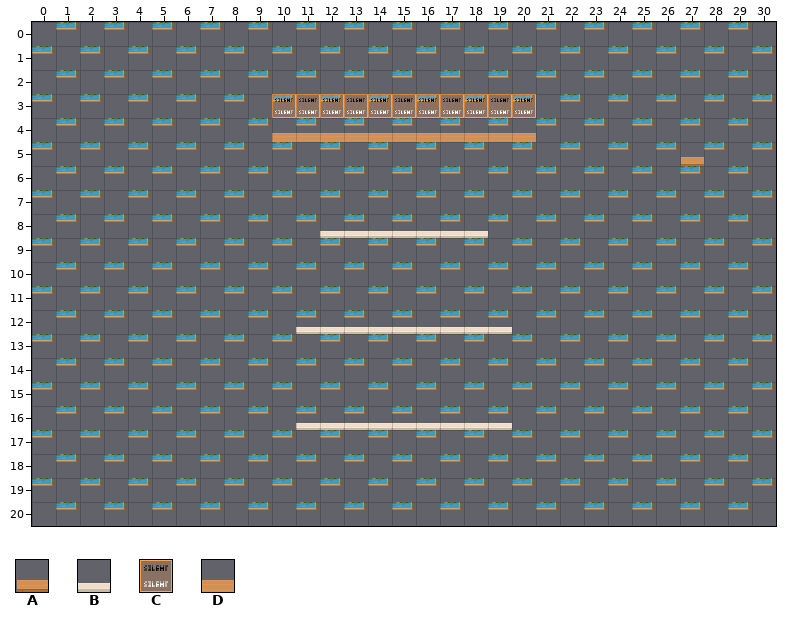
Tiled map (JSON): workadventure/maps/cinema.tmj. The first picture shows the starting point.
Cells are 32x32 px. Shown: x 0..30, y 0..20. The commit also replaced the tileset; all pictures use the new one.
Key: from "WA_Other_Furniture": A 0; from "WA_Seats": B 1; from "WA_Special_Zones": C 3; from "WA_Tables": D 0.
_ is an empty cell.
Layers that did not change in this view are not listed.
Layer "walls/walls1" before, first column x 0:
 0 _______________________________
 1 _______________________________
 2 _______________________________
 3 __________CCCCCCCCCCC__________
 4 __________DDDDDDDDDDD__________
 5 ___________________________A___
 6 _______________________________
 7 _______________________________
 8 ____________BBBBBBB____________
 9 _______________________________
10 _______________________________
11 _______________________________
12 ___________BBBBBBBBB___________
13 _______________________________
14 _______________________________
15 _______________________________
16 ___________BBBBBBBBB___________
17 _______________________________
18 _______________________________
19 _______________________________
20 _______________________________
Now the later version:
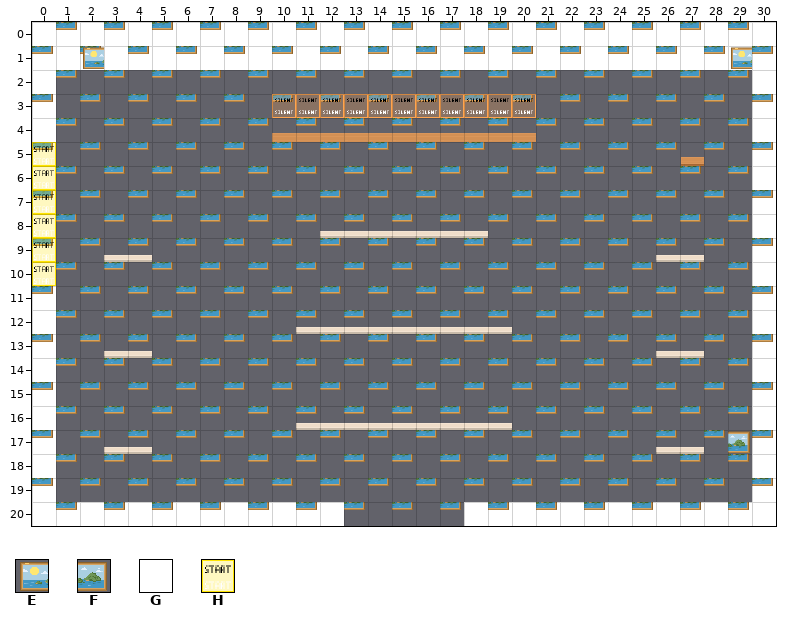
Further tiles: from "WA_Decoration": E 0, F 1; from "WA_Special_Zones": G 0, H 1.
Tiles of an added or newly shown layer are drawn over the layers below it.
See-through tiles are keyed as they look on the map.
Edits made:
Layer "collisions" (now shown):
y 0..1: x 0..30 _______________________________ -> GGGGGGGGGGGGGGGGGGGGGGGGGGGGGGG
y 2..19: x 0 _ -> G; x 30 _ -> G
y 20: x 0..12 _____________ -> GGGGGGGGGGGGG; x 18..30 _____________ -> GGGGGGGGGGGGG
Layer "walls/walls1":
y 1: x 2 _ -> E; x 29 _ -> E
y 5..10: x 0 _ -> H
y 17: x 29 _ -> F
Layer "furniture/furniture1":
y 9: x 3..4 __ -> BB; x 26..27 __ -> BB
y 13: x 3..4 __ -> BB; x 26..27 __ -> BB
y 17: x 3..4 __ -> BB; x 26..27 __ -> BB
Where, in picture pixels (left, top, right, bottom), the same in both pictures:
added: (32, 22, 776, 526)
